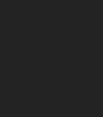
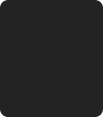
Two versions of the same layered image (103x117). Layer-by-layer changes:
renamed "Ellipse 2" to "Rounded Rectangle 1", showed it, moved it above "Layer 4", painted on it over [0,0,103,117]
hid "Layer 4" over [0,0,103,117]
